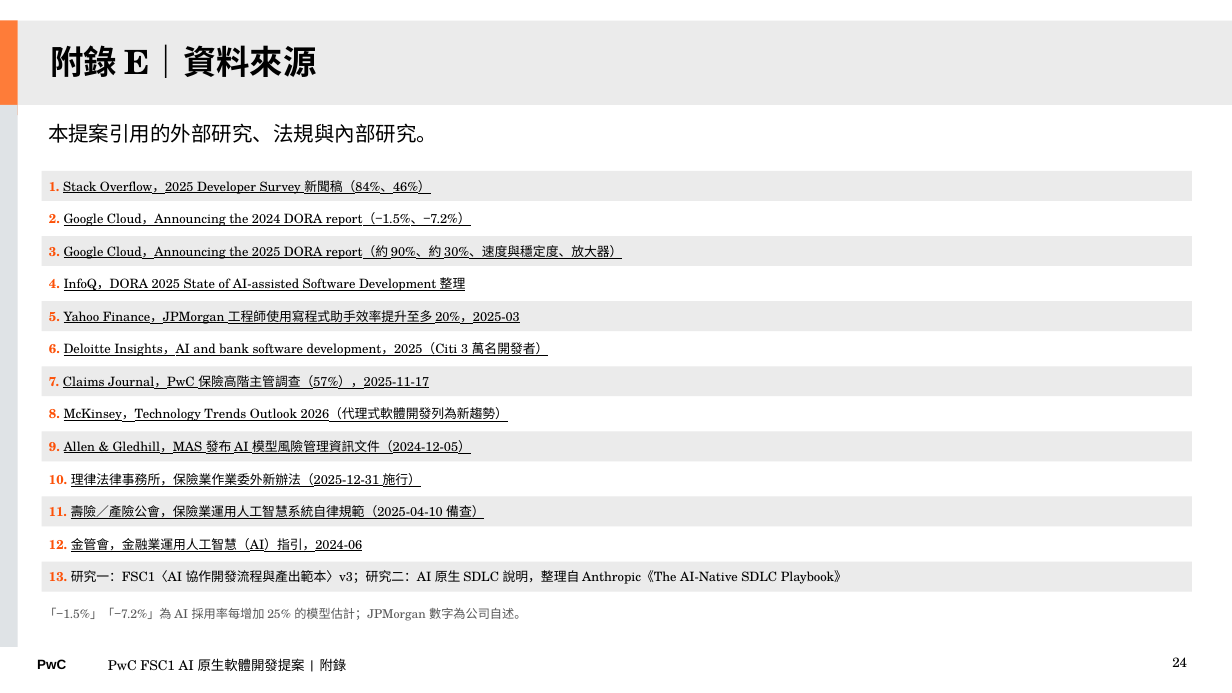
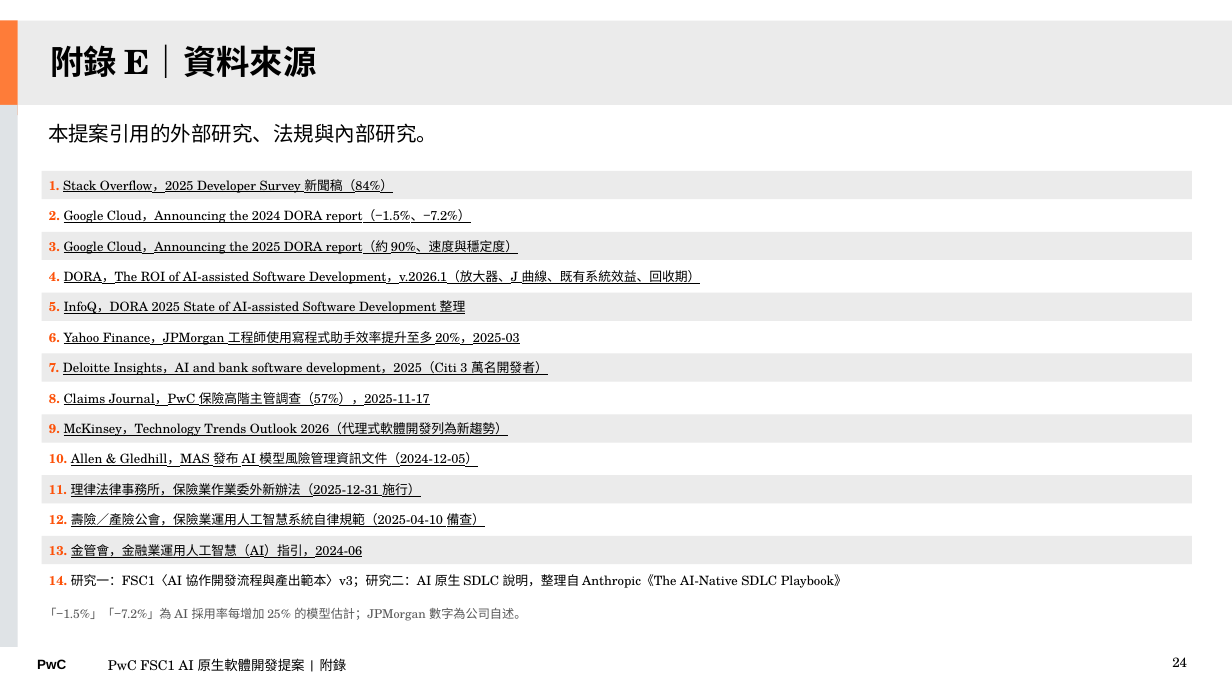
Before and after one commit to Robshao/PwC_FSC1, a slide deck: slide 24 of research/ai-native-sdlc/AI原生軟體開發_合夥人提案簡報_客戶版.pptx. Drawn at 1232x693 pixels with LibreOffice and Linux fonts; fonts in the diff are those of the drawing. Boxes give left, top, right and bottom in pixels: in the first picture for what was removed or moved away, otherwise in the second. Text is boxed around its words. In the diff, an @@ line names an element or a change of style, - is before the commit and + after.

```diff
--- a/research/ai-native-sdlc/AI原生軟體開發_合夥人提案簡報_客戶版.pptx
+++ b/research/ai-native-sdlc/AI原生軟體開發_合夥人提案簡報_客戶版.pptx
@@ text in rectangle at [49,179,393,193]: text changed @@
-1. Stack Overflow，2025 Developer Survey 新聞稿（84%、46%）
+1. Stack Overflow，2025 Developer Survey 新聞稿（84%）
@@ rectangle "3. Google Cloud，Announcing the 2025 ...": place and size @@
-rectangle "3. Google Cloud，Announcing the 2025 ..." at [42,236,1192,265]
+rectangle "3. Google Cloud，Announcing the 2025 ..." at [42,232,1192,261]
@@ rectangle added at [42,262,1192,291], fill #FFFFFF, 10 pt, text #000000, underline @@
+4. DORA，The ROI of AI-assisted Software Development，v.2026.1（放大器、J 曲線、既有系統效益、回收期）
@@ text in rectangle at [49,240,518,254]: text changed @@
-3. Google Cloud，Announcing the 2025 DORA report（約 90%、約 30%、速度與穩定度、放大器）
+3. Google Cloud，Announcing the 2025 DORA report（約 90%、速度與穩定度）
@@ fill #FFFFFF to #EBEBEB in 5 elements at [42,475,1192,504], [42,536,1192,565], [42,414,1192,443], [42,354,1192,383], [42,293,1192,322] @@
@@ rectangle "5. InfoQ，DORA 2025 State of ...": place and size @@
-rectangle "5. InfoQ，DORA 2025 State of ..." at [42,269,1192,299]
+rectangle "5. InfoQ，DORA 2025 State of ..." at [42,293,1192,322]
@@ text in rectangle at [49,300,466,314]: text changed @@
-4. InfoQ，DORA 2025 State of AI-assisted Software Development 整理
+5. InfoQ，DORA 2025 State of AI-assisted Software Development 整理
@@ 3 rectangles: place and size @@
-3 rectangles at [42,301,1192,396]
+3 rectangles at [42,323,1192,412]
@@ text in rectangle at [49,331,520,345]: text changed @@
-5. Yahoo Finance，JPMorgan 工程師使用寫程式助手效率提升至多 20%，2025-03
+6. Yahoo Finance，JPMorgan 工程師使用寫程式助手效率提升至多 20%，2025-03
@@ fill #EBEBEB to #FFFFFF in 5 elements at [42,567,1192,595], [42,506,1192,534], [42,445,1192,473], [42,323,1192,352], [42,384,1192,412] @@
@@ text in rectangle at [49,361,548,375]: text changed @@
-6. Deloitte Insights，AI and bank software development，2025（Citi 3 萬名開發者）
+7. Deloitte Insights，AI and bank software development，2025（Citi 3 萬名開發者）
@@ rectangle "9. McKinsey，Technology Trends Outlook 2026（代理式軟體開發列為新趨勢）": place and size @@
-rectangle "9. McKinsey，Technology Trends Outlook 2026（代理式軟體開發列為新趨勢）" at [42,399,1192,429]
+rectangle "9. McKinsey，Technology Trends Outlook 2026（代理式軟體開發列為新趨勢）" at [42,414,1192,443]
@@ text in rectangle at [49,392,430,406]: text changed @@
-7. Claims Journal，PwC 保險高階主管調查（57%），2025-11-17
+8. Claims Journal，PwC 保險高階主管調查（57%），2025-11-17
@@ rectangle "10. Allen & Gledhill，MAS 發布 ...": place and size @@
-rectangle "10. Allen & Gledhill，MAS 發布 ..." at [42,432,1192,461]
+rectangle "10. Allen & Gledhill，MAS 發布 ..." at [42,445,1192,473]
@@ text in rectangle at [49,422,508,436]: text changed @@
-8. McKinsey，Technology Trends Outlook 2026（代理式軟體開發列為新趨勢）
+9. McKinsey，Technology Trends Outlook 2026（代理式軟體開發列為新趨勢）
@@ rectangle "11. 理律法律事務所，保險業作業委外新辦法（2025-12-31 施行）": place and size @@
-rectangle "11. 理律法律事務所，保險業作業委外新辦法（2025-12-31 施行）" at [42,464,1192,494]
+rectangle "11. 理律法律事務所，保險業作業委外新辦法（2025-12-31 施行）" at [42,475,1192,504]
@@ text in rectangle at [49,452,478,467]: text changed @@
-9. Allen & Gledhill，MAS 發布 AI 模型風險管理資訊文件（2024-12-05）
+10. Allen & Gledhill，MAS 發布 AI 模型風險管理資訊文件（2024-12-05）
@@ rectangle "12. 壽險／產險公會，保險業運用人工智慧系統自律規範（2025-04-10 備查）": place and size @@
-rectangle "12. 壽險／產險公會，保險業運用人工智慧系統自律規範（2025-04-10 備查）" at [42,496,1192,526]
+rectangle "12. 壽險／產險公會，保險業運用人工智慧系統自律規範（2025-04-10 備查）" at [42,506,1192,534]
@@ text in rectangle at [49,483,420,497]: text changed @@
-10. 理律法律事務所，保險業作業委外新辦法（2025-12-31 施行）
+11. 理律法律事務所，保險業作業委外新辦法（2025-12-31 施行）
@@ rectangle "13. 金管會，金融業運用人工智慧（AI）指引，2024-06": place and size @@
-rectangle "13. 金管會，金融業運用人工智慧（AI）指引，2024-06" at [42,530,1192,559]
+rectangle "13. 金管會，金融業運用人工智慧（AI）指引，2024-06" at [42,536,1192,565]
@@ text in rectangle at [49,513,485,527]: text changed @@
-11. 壽險／產險公會，保險業運用人工智慧系統自律規範（2025-04-10 備查）
+12. 壽險／產險公會，保險業運用人工智慧系統自律規範（2025-04-10 備查）
@@ rectangle "14. 研究一：FSC1〈AI 協作開發流程與產出範本〉v3；研究二：AI 原生 SDLC ...": place and size @@
-rectangle "14. 研究一：FSC1〈AI 協作開發流程與產出範本〉v3；研究二：AI 原生 SDLC ..." at [42,562,1192,592]
+rectangle "14. 研究一：FSC1〈AI 協作開發流程與產出範本〉v3；研究二：AI 原生 SDLC ..." at [42,567,1192,595]
@@ text in rectangle at [49,544,362,558]: text changed @@
-12. 金管會，金融業運用人工智慧（AI）指引，2024-06
+13. 金管會，金融業運用人工智慧（AI）指引，2024-06
@@ text in rectangle at [49,574,847,588]: text changed @@
-13. 研究一：FSC1〈AI 協作開發流程與產出範本〉v3；研究二：AI 原生 SDLC 說明，整理自 Anthropic《The AI-Native SDLC Playbook》
+14. 研究一：FSC1〈AI 協作開發流程與產出範本〉v3；研究二：AI 原生 SDLC 說明，整理自 Anthropic《The AI-Native SDLC Playbook》
```
Also in this commit, not shown: 4 other slides changed, 5 other files.
